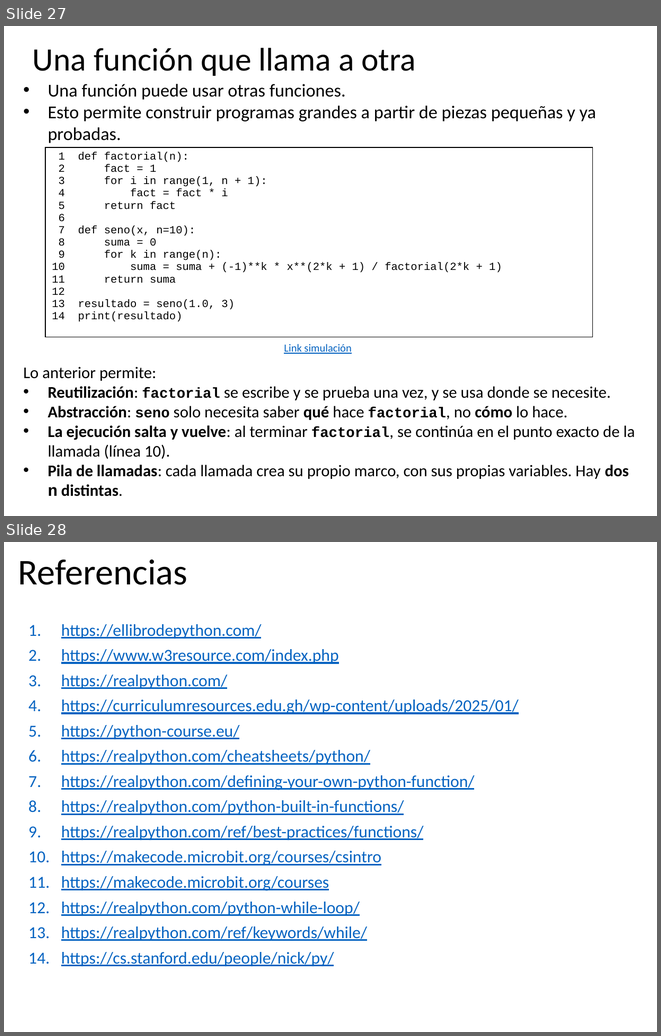
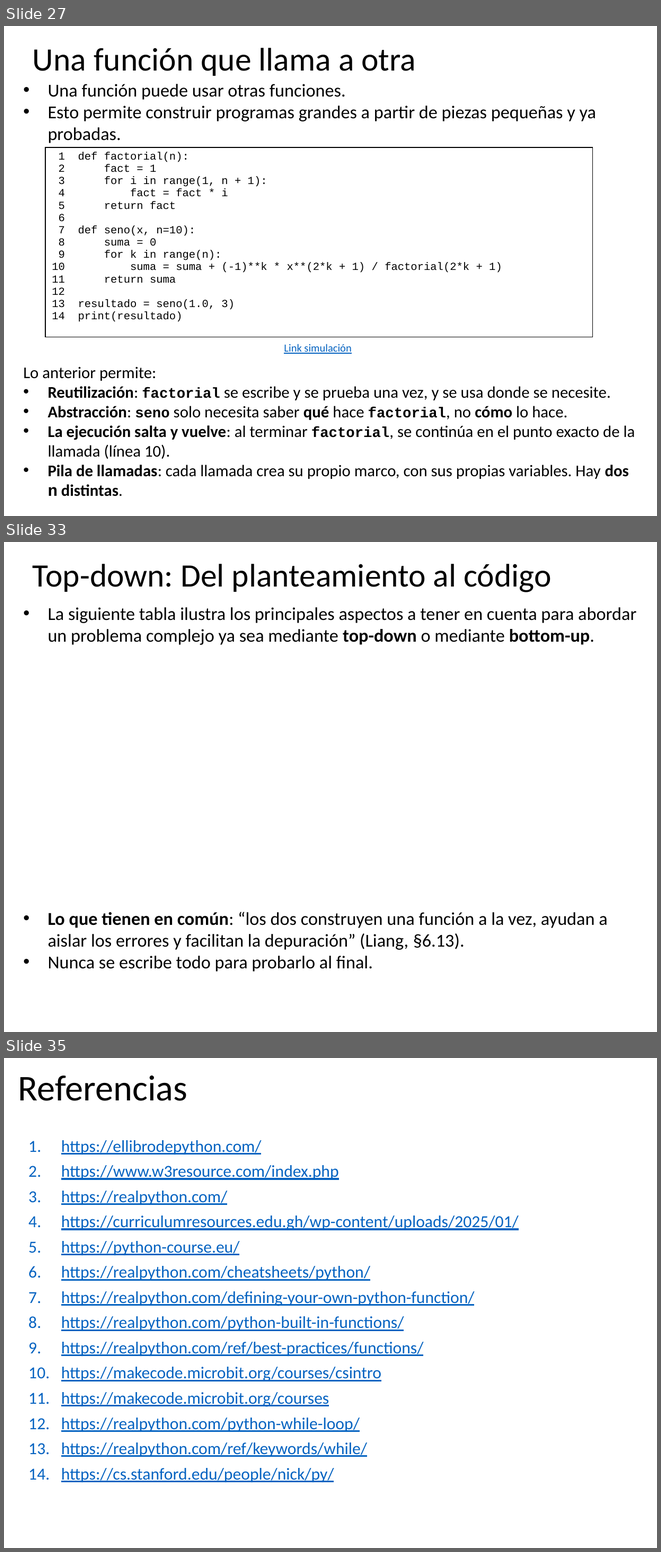
Before and after one commit to algoritmos-UdeA/logica1-20262, a slide deck: clases/10/teoria/clase-10.pptx. Shown one above the other, each under a label of ours: slides 27 and 28 before the commit, slides 27, 33 and 35 after it; the slides between them are not shown. The pictures are 661x1036 and 661x1552 pixels, drawn with LibreOffice and Linux fonts; fonts in the diff are those of the drawing. Boxes give left, top, right and bottom in pixels: in the first picture for what was removed or moved away, otherwise in the second. Text is boxed around its words. In the diff, an @@ line names an element or a change of style, - is before the commit and + after.

```diff
--- a/clases/10/teoria/clase-10.pptx
+++ b/clases/10/teoria/clase-10.pptx
@@ slide 33 added at (4, 542, 657, 1032), background #FFFFFF @@
@@ title added at (33, 564, 551, 592), 36 pt, text #000000 @@
+Top-down: Del planteamiento al código
@@ text added at (48, 607, 636, 971), 20 pt, text #000000 @@
+• La siguiente tabla ilustra los principales aspectos a tener en cuenta para abordar un problema complejo ya sea mediante top-down o mediante bottom-up.
+• Lo que tienen en común: “los dos construyen una función a la vez, ayudan a aislar los errores y facilitan la depuración” (Liang, §6.13).
+• Nunca se escribe todo para probarlo al final.
@@ what was slide 28 is now slide 35 @@
```
Also in this commit, not shown: 6 other slides added.
